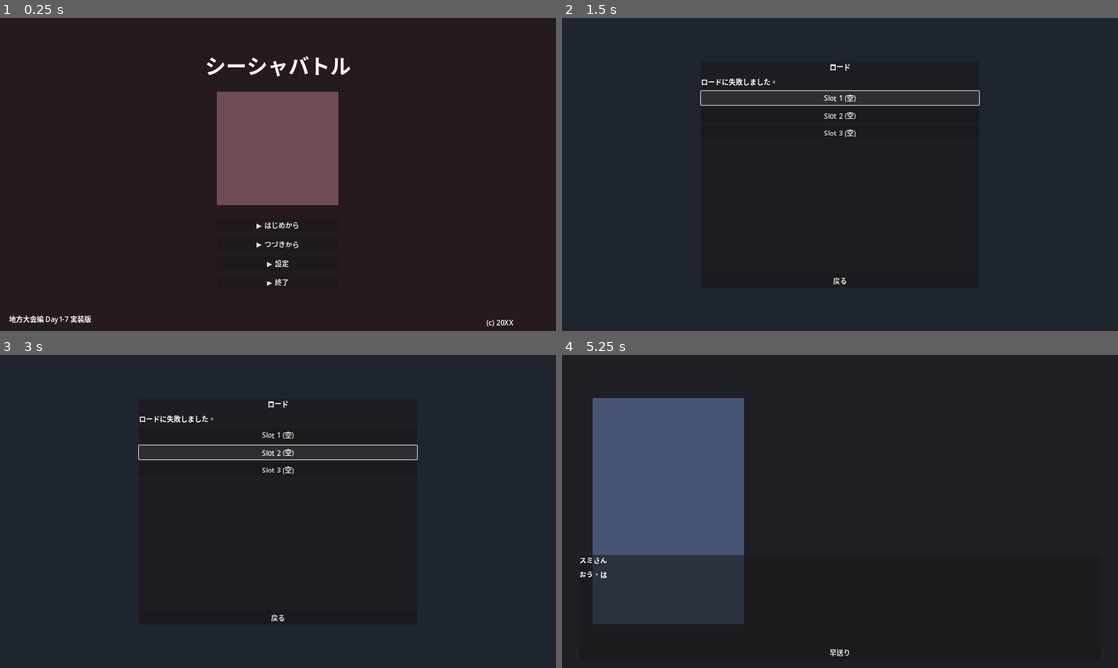
Above: before the commit, frames 1-4 (two rows, left to right).
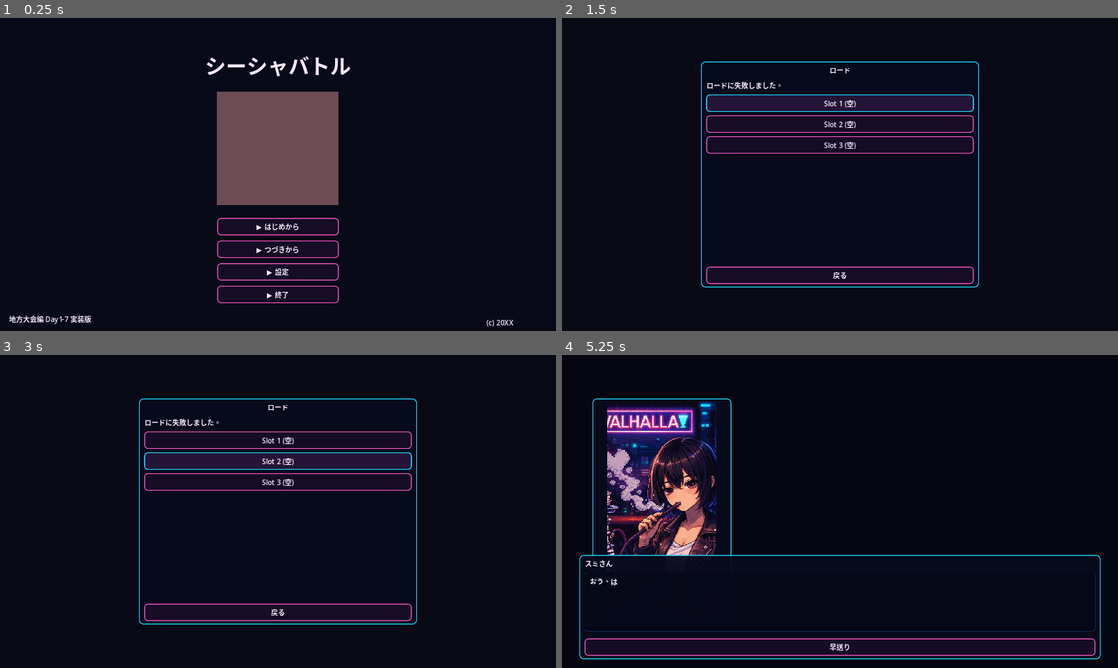
Above: after the commit, the same moments.

Repository: haseatsu114514-dot/shisha-game
Game: Godot game, scene res://scenes/title/title_screen.tscn
The game is run twice, just before and just after one commit, with the same random seed, the same clock (stepped at 60 frames per second) and the same inputs.
Inputs:
- Up to frame 1 (0.25 s): no input
- Up to frame 2 (1.5 s): click "▶ つづきから" at 0.5 s; click "Slot 1 (空)" at 1.25 s
- Up to frame 3 (3 s): click "Slot 1 (空)" at 2 s; click "Slot 2 (空)" at 2.75 s
- Up to frame 4 (5.25 s): click "Slot 3 (空)" at 3.5 s; click "戻る" at 4.25 s; click "▶ はじめから" at 5 s

The runs differ from the first frame. In frame 1, 87% of the frame differs, in the area x 0-100%, y 0-100%; in frame 2, 69%; in frame 3, 70%; in frame 4, 77%.

Commit message:
Add chillhouse BGM, VA11-style UI pass, and placeholder character portraits

Diff:
--- a/scenes/daily/baito.tscn
+++ b/scenes/daily/baito.tscn
@@ -14,7 +14,7 @@
 anchors_preset = 15
 anchor_right = 1.0
 anchor_bottom = 1.0
-color = Color(0.168627, 0.145098, 0.109804, 1)
+color = Color(0.0941176, 0.0313726, 0.105882, 1)
 
 [node name="Panel" type="PanelContainer" parent="."]
 layout_mode = 1
--- a/scenes/daily/interaction.tscn
+++ b/scenes/daily/interaction.tscn
@@ -14,14 +14,24 @@
 anchors_preset = 15
 anchor_right = 1.0
 anchor_bottom = 1.0
-color = Color(0.176471, 0.156863, 0.247059, 1)
+color = Color(0.0470588, 0.0313726, 0.117647, 1)
 
 [node name="Panel" type="PanelContainer" parent="."]
 layout_mode = 1
-offset_left = 120.0
+offset_left = 320.0
 offset_top = 90.0
 offset_right = 1160.0
 offset_bottom = 680.0
+
+[node name="CharacterPortrait" type="TextureRect" parent="."]
+unique_name_in_owner = true
+layout_mode = 1
+offset_left = 60.0
+offset_top = 120.0
+offset_right = 290.0
+offset_bottom = 640.0
+expand_mode = 1
+stretch_mode = 5
 
 [node name="VBox" type="VBoxContainer" parent="Panel"]
 layout_mode = 2
--- a/scenes/daily/map.tscn
+++ b/scenes/daily/map.tscn
@@ -15,7 +15,7 @@
 anchors_preset = 15
 anchor_right = 1.0
 anchor_bottom = 1.0
-color = Color(0.176471, 0.227451, 0.192157, 1)
+color = Color(0.0235294, 0.0509804, 0.121569, 1)
 
 [node name="MapPanel" type="PanelContainer" parent="."]
 layout_mode = 1
--- a/scenes/daily/morning_phone.tscn
+++ b/scenes/daily/morning_phone.tscn
@@ -14,7 +14,7 @@
 anchors_preset = 15
 anchor_right = 1.0
 anchor_bottom = 1.0
-color = Color(0.113725, 0.2, 0.14902, 1)
+color = Color(0.0235294, 0.0705882, 0.113725, 1)
 
 [node name="PhoneFrame" type="PanelContainer" parent="."]
 layout_mode = 1
--- a/scenes/daily/night_end.tscn
+++ b/scenes/daily/night_end.tscn
@@ -14,7 +14,7 @@
 anchors_preset = 15
 anchor_right = 1.0
 anchor_bottom = 1.0
-color = Color(0.0705882, 0.0705882, 0.117647, 1)
+color = Color(0.0156863, 0.0196078, 0.054902, 1)
 
 [node name="Panel" type="PanelContainer" parent="."]
 layout_mode = 1
--- a/scenes/daily/shop.tscn
+++ b/scenes/daily/shop.tscn
@@ -14,7 +14,7 @@
 anchors_preset = 15
 anchor_right = 1.0
 anchor_bottom = 1.0
-color = Color(0.145098, 0.188235, 0.223529, 1)
+color = Color(0.0196078, 0.0745098, 0.117647, 1)
 
 [node name="Panel" type="PanelContainer" parent="."]
 layout_mode = 1
--- a/scenes/dialogue/dialogue_box.tscn
+++ b/scenes/dialogue/dialogue_box.tscn
@@ -14,15 +14,22 @@
 anchors_preset = 15
 anchor_right = 1.0
 anchor_bottom = 1.0
-color = Color(0.121569, 0.121569, 0.14902, 1)
+color = Color(0.0196078, 0.0235294, 0.0666667, 1)
 
-[node name="CharacterPlaceholder" type="ColorRect" parent="."]
+[node name="PortraitFrame" type="PanelContainer" parent="."]
 layout_mode = 1
 offset_left = 70.0
 offset_top = 100.0
-offset_right = 420.0
+offset_right = 390.0
 offset_bottom = 620.0
-color = Color(0.278431, 0.333333, 0.458824, 1)
+
+[node name="CharacterPortrait" type="TextureRect" parent="PortraitFrame"]
+unique_name_in_owner = true
+layout_mode = 2
+size_flags_horizontal = 3
+size_flags_vertical = 3
+expand_mode = 1
+stretch_mode = 5
 
 [node name="DialoguePanel" type="PanelContainer" parent="."]
 layout_mode = 1
--- a/scenes/title/title_screen.tscn
+++ b/scenes/title/title_screen.tscn
@@ -14,7 +14,7 @@
 anchors_preset = 15
 anchor_right = 1.0
 anchor_bottom = 1.0
-color = Color(0.145098, 0.101961, 0.117647, 1)
+color = Color(0.0313726, 0.0392157, 0.0901961, 1)
 
 [node name="TitleLabel" type="Label" parent="."]
 layout_mode = 1
--- a/scenes/ui/save_load.tscn
+++ b/scenes/ui/save_load.tscn
@@ -14,7 +14,7 @@
 anchors_preset = 15
 anchor_right = 1.0
 anchor_bottom = 1.0
-color = Color(0.121569, 0.145098, 0.172549, 1)
+color = Color(0.0313726, 0.0392157, 0.0823529, 1)
 
 [node name="Panel" type="PanelContainer" parent="."]
 layout_mode = 1
--- a/scripts/autoload/game_manager.gd
+++ b/scripts/autoload/game_manager.gd
@@ -5,6 +5,8 @@
 
 const SAVE_VERSION: int = 1
 const SAVE_PATH_TEMPLATE := "user://save_slot_%d.json"
+const BGM_TITLE_PATH = "res://assets/audio/bgm/bgm_title.ogg"
+const BGM_CHILLHOUSE_PATH = "res://assets/audio/bgm/chill_house.mp3"
 
 var current_chapter: int = 1
 var current_phase: String = "daily"
@@ -17,9 +19,14 @@
 	"flavors": []
 }
 
+var _bgm_player: AudioStreamPlayer
+var _current_bgm_path: String = ""
+
 
 func _ready() -> void:
+	_setup_audio_player()
 	_apply_default_font()
+	_apply_default_theme()
 
 
 func _apply_default_font() -> void:
@@ -31,8 +38,106 @@
 		return
 	var theme = Theme.new()
 	theme.default_font = font_resource
-	theme.default_font_size = 24
+	theme.default_font_size = 22
 	get_tree().root.theme = theme
+
+
+func _apply_default_theme() -> void:
+	var root_theme = get_tree().root.theme
+	if root_theme == null:
+		root_theme = Theme.new()
+		get_tree().root.theme = root_theme
+
+	var neon_text = Color("f7e8ff")
+	var dim_text = Color("a8b2d9")
+	var panel_bg = Color(0.03, 0.04, 0.11, 0.95)
+	var panel_border = Color(0.12, 0.85, 1.0, 0.95)
+	var button_bg = Color(0.09, 0.05, 0.15, 0.95)
+	var button_hover = Color(0.14, 0.08, 0.22, 0.98)
+	var button_pressed = Color(0.22, 0.08, 0.20, 1.0)
+	var button_border = Color(1.0, 0.35, 0.78, 0.95)
+
+	root_theme.set_color("font_color", "Label", neon_text)
+	root_theme.set_color("font_color", "Button", neon_text)
+	root_theme.set_color("font_hover_color", "Button", Color("fef4ff"))
+	root_theme.set_color("font_pressed_color", "Button", Color("ffe6f7"))
+	root_theme.set_color("font_disabled_color", "Button", dim_text)
+	root_theme.set_color("default_color", "RichTextLabel", neon_text)
+	root_theme.set_color("font_color", "LineEdit", neon_text)
+
+	root_theme.set_stylebox("panel", "Panel", _make_stylebox(panel_bg, panel_border, 2, 10))
+	root_theme.set_stylebox("panel", "PanelContainer", _make_stylebox(panel_bg, panel_border, 2, 10))
+	root_theme.set_stylebox("normal", "Button", _make_stylebox(button_bg, button_border, 2, 8))
+	root_theme.set_stylebox("hover", "Button", _make_stylebox(button_hover, panel_border, 2, 8))
+	root_theme.set_stylebox("pressed", "Button", _make_stylebox(button_pressed, button_border, 2, 8))
+	root_theme.set_stylebox("disabled", "Button", _make_stylebox(Color(0.08, 0.08, 0.1, 0.9), Color(0.24, 0.26, 0.35, 0.9), 1, 8))
+	root_theme.set_stylebox("focus", "Button", _make_stylebox(button_hover, panel_border, 2, 8))
+
+	root_theme.set_stylebox("normal", "RichTextLabel", _make_stylebox(Color(0.02, 0.03, 0.09, 0.85), Color(0.08, 0.44, 0.78, 0.6), 1, 6))
+	root_theme.set_stylebox("normal", "LineEdit", _make_stylebox(Color(0.04, 0.04, 0.1, 1.0), panel_border, 2, 6))
+	root_theme.set_stylebox("read_only", "LineEdit", _make_stylebox(Color(0.04, 0.04, 0.08, 0.9), Color(0.28, 0.30, 0.4, 0.9), 1, 6))
+
+
+func _make_stylebox(bg: Color, border: Color, border_width: int, radius: int) -> StyleBoxFlat:
+	var style = StyleBoxFlat.new()
+	style.bg_color = bg
+	style.border_color = border
+	style.border_width_bottom = border_width
+	style.border_width_left = border_width
+	style.border_width_right = border_width
+	style.border_width_top = border_width
+	style.corner_radius_bottom_left = radius
+	style.corner_radius_bottom_right = radius
+	style.corner_radius_top_left = radius
+	style.corner_radius_top_right = radius
+	style.content_margin_left = 12
+	style.content_margin_right = 12
+	style.content_margin_top = 8
+	style.content_margin_bottom = 8
+	return style
+
+
+func _setup_audio_player() -> void:
+	if is_instance_valid(_bgm_player):
+		return
+	_bgm_player = AudioStreamPlayer.new()
+	_bgm_player.name = "BGMPlayer"
+	_bgm_player.bus = "Master"
+	add_child(_bgm_player)
+
+
+func play_bgm(path: String, volume_db: float = -8.0, loop: bool = true) -> void:
+	_setup_audio_player()
+	if path == "":
+		return
+	if _current_bgm_path == path and _bgm_player.playing:
+		return
+	if not ResourceLoader.exists(path):
+		return
+
+	var stream_resource = load(path)
+	if stream_resource == null:
+		return
+
+	var stream = stream_resource.duplicate()
+	if stream is AudioStreamMP3:
+		stream.loop = loop
+	elif stream is AudioStreamOggVorbis:
+		stream.loop = loop
+	elif stream is AudioStreamWAV:
+		stream.loop_mode = AudioStreamWAV.LOOP_FORWARD if loop else AudioStreamWAV.LOOP_DISABLED
+
+	_bgm_player.stream = stream
+	_bgm_player.volume_db = volume_db
+	_bgm_player.play()
+	_current_bgm_path = path
+
+
+func stop_bgm() -> void:
+	if not is_instance_valid(_bgm_player):
+		return
+	_bgm_player.stop()
+	_current_bgm_path = ""
 
 
 func start_new_game() -> void:
--- a/scripts/daily/baito.gd
+++ b/scripts/daily/baito.gd
@@ -10,9 +10,11 @@
 var _event_queue: Array = []
 var _current_event: Dictionary = {}
 var _shift_salary: int = 0
+var _shift_advance_steps: int = 1
 
 
 func _ready() -> void:
+	GameManager.play_bgm(GameManager.BGM_CHILLHOUSE_PATH, -10.0, true)
 	back_button.pressed.connect(_on_back_button_pressed)
 	_load_events()
 	_show_main_menu()
@@ -57,10 +59,12 @@
 	match action:
 		"work_menu":
 			_show_shift_menu()
-		"work_normal":
-			_start_shift(false)
-		"work_busy":
-			_start_shift(true)
+		"work_half":
+			_start_shift("half")
+		"work_full":
+			_start_shift("full")
+		"work_night":
+			_start_shift("night")
 		"work_back":
 			_show_main_menu()
 		"practice":
@@ -74,22 +78,47 @@
 func _show_shift_menu() -> void:
 	body_label.text = "シフトを選んでください"
 	_clear_buttons(menu_container)
-	_add_menu_button("通常シフト（+8000円 / イベント1-2）", "work_normal")
-	_add_menu_button("忙しい日（+12000円 / イベント3-4）", "work_busy")
+	if CalendarManager.current_time == "noon":
+		_add_menu_button("半日バイト（昼のみ / +8000円）", "work_half")
+		_add_menu_button("夜までバイト（昼+夜 / +18000円）", "work_full")
+	else:
+		_add_menu_button("夜バイト（+10000円）", "work_night")
 	_add_menu_button("戻る", "work_back")
 
 
-func _start_shift(is_busy: bool) -> void:
-	if not CalendarManager.use_action():
+func _start_shift(mode: String) -> void:
+	var action_cost = 1
+	var event_count = randi_range(1, 2)
+	_shift_salary = 8000
+	_shift_advance_steps = 1
+
+	match mode:
+		"full":
+			action_cost = 2
+			event_count = randi_range(3, 5)
+			_shift_salary = 18000
+			_shift_advance_steps = 2
+		"night":
+			action_cost = 1
+			event_count = randi_range(2, 3)
+			_shift_salary = 10000
+			_shift_advance_steps = 1
+		_:
+			action_cost = 1
+			event_count = randi_range(1, 2)
+			_shift_salary = 8000
+			_shift_advance_steps = 1
+
+	if CalendarManager.actions_remaining < action_cost:
 		body_label.text = "行動コマがありません。"
 		_show_main_menu()
 		return
-
-	_shift_salary = 12000 if is_busy else 8000
+	for _i in range(action_cost):
+		CalendarManager.use_action()
+
 	PlayerData.add_money(_shift_salary)
 	GameManager.log_money_change(_shift_salary)
 
-	var event_count = randi_range(3, 4) if is_busy else randi_range(1, 2)
 	_event_queue = _pick_events(event_count)
 	body_label.text = "シフト開始！"
 	_show_next_event()
@@ -178,7 +207,7 @@
 	var done_button = Button.new()
 	done_button.text = "マップへ"
 	done_button.size_flags_horizontal = Control.SIZE_EXPAND_FILL
-	done_button.pressed.connect(_finish_action_flow)
+	done_button.pressed.connect(_finish_action_flow.bind(_shift_advance_steps))
 	choice_container.add_child(done_button)
 
 
@@ -229,8 +258,9 @@
 	_show_single_result_and_finish(text)
 
 
-func _finish_action_flow() -> void:
-	CalendarManager.advance_time()
+func _finish_action_flow(step_count: int = 1) -> void:
+	for _step in range(step_count):
+		CalendarManager.advance_time()
 	if CalendarManager.current_time == "midnight":
 		get_tree().change_scene_to_file("res://scenes/daily/night_end.tscn")
 		return
--- a/scripts/daily/interaction.gd
+++ b/scripts/daily/interaction.gd
@@ -3,6 +3,7 @@
 @onready var header_label: Label = %HeaderLabel
 @onready var body_label: RichTextLabel = %BodyLabel
 @onready var option_container: VBoxContainer = %OptionContainer
+@onready var character_portrait: TextureRect = %CharacterPortrait
 
 var _target: String = ""
 var _event_id: String = ""
@@ -26,12 +27,14 @@
 		"ryuji":
 			_show_ryuji_interaction()
 		_:
+			_set_portrait("")
 			header_label.text = "交流"
 			body_label.text = "誰もいない。"
 
 
 func _show_nishio_interaction() -> void:
 	header_label.text = "にしおの店"
+	_set_portrait("nishio")
 	var count = int(EventFlags.get_value("visit_nishio_count", 0))
 	EventFlags.set_value("visit_nishio_count", count + 1)
 
@@ -57,6 +60,7 @@
 
 func _show_adam_interaction() -> void:
 	header_label.text = "アダムの店"
+	_set_portrait("adam")
 	var count = int(EventFlags.get_value("visit_adam_count", 0))
 	EventFlags.set_value("visit_adam_count", count + 1)
 
@@ -81,6 +85,7 @@
 
 func _show_ryuji_interaction() -> void:
 	header_label.text = "リュウジの店"
+	_set_portrait("ryuji")
 	var count = int(EventFlags.get_value("visit_ryuji_count", 0))
 	EventFlags.set_value("visit_ryuji_count", count + 1)
 
@@ -107,16 +112,19 @@
 	header_label.text = "交流イベント"
 	match event_id:
 		"interaction_nishio_night_01":
+			_set_portrait("nishio")
 			body_label.text = "にしおの新作ミックスを一緒に試した。率直な感想を伝えた。"
 			AffinityManager.add_affinity("nishio", 4)
 			PlayerData.add_stat("insight", 2)
 			GameManager.log_stat_change("insight", 2)
 		"interaction_ryuji_noon_01":
+			_set_portrait("ryuji")
 			body_label.text = "リュウジとパッキング勝負をした。勢いで押し切られた。"
 			AffinityManager.add_affinity("ryuji", 4)
 			PlayerData.add_stat("technique", 2)
 			GameManager.log_stat_change("technique", 2)
 		_:
+			_set_portrait("")
 			body_label.text = "交流イベントを実行した。"
 
 
@@ -143,6 +151,18 @@
 		child.queue_free()
 
 
+func _set_portrait(character_id: String) -> void:
+	if character_id == "":
+		character_portrait.texture = null
+		return
+	var path = "res://assets/sprites/characters/chr_%s_normal.png" % character_id
+	if not ResourceLoader.exists(path):
+		character_portrait.texture = null
+		return
+	var tex = load(path)
+	character_portrait.texture = tex
+
+
 func _on_back_button_pressed() -> void:
 	if _advance_on_exit:
 		CalendarManager.advance_time()
--- a/scripts/daily/map.gd
+++ b/scripts/daily/map.gd
@@ -8,6 +8,7 @@
 
 
 func _ready() -> void:
+	GameManager.stop_bgm()
 	confirm_dialog.confirmed.connect(_on_confirmed)
 
 	if CalendarManager.current_time == "noon":
--- a/scripts/daily/morning_phone.gd
+++ b/scripts/daily/morning_phone.gd
@@ -10,6 +10,7 @@
 
 
 func _ready() -> void:
+	GameManager.stop_bgm()
 	post_panel.visible = false
 
 	if CalendarManager.is_tournament_day():
--- a/scripts/title/title_screen.gd
+++ b/scripts/title/title_screen.gd
@@ -13,6 +13,7 @@
 	settings_panel.visible = false
 	_load_settings()
 	info_label.text = "地方大会編 Day1-7 実装版"
+	GameManager.play_bgm(GameManager.BGM_TITLE_PATH, -8.0, true)
 
 
 func _on_new_game_pressed() -> void:
--- a/scripts/ui/dialogue_box.gd
+++ b/scripts/ui/dialogue_box.gd
@@ -11,6 +11,7 @@
 @onready var choice_container: VBoxContainer = %ChoiceContainer
 @onready var advance_button: Button = %AdvanceButton
 @onready var typing_timer: Timer = %TypingTimer
+@onready var portrait_rect: TextureRect = %CharacterPortrait
 
 var _line_queue: Array = []
 var _branches: Dictionary = {}
@@ -110,6 +111,7 @@
 	_clear_choices()
 	_current_speaker = str(line.get("speaker", ""))
 	speaker_label.text = SPEAKER_NAMES.get(_current_speaker, _current_speaker)
+	_update_portrait(line)
 	_start_typing(str(line.get("text", "")))
 
 
@@ -176,6 +178,32 @@
 		child.queue_free()
 
 
+func _update_portrait(line: Dictionary) -> void:
+	var speaker = str(line.get("speaker", ""))
+	if speaker == "":
+		portrait_rect.visible = false
+		portrait_rect.texture = null
+		return
+
+	var face = str(line.get("face", "normal"))
+	var path = "res://assets/sprites/characters/chr_%s_%s.png" % [speaker, face]
+	if not ResourceLoader.exists(path):
+		path = "res://assets/sprites/characters/chr_%s_normal.png" % speaker
+	if not ResourceLoader.exists(path):
+		portrait_rect.visible = false
+		portrait_rect.texture = null
+		return
+
+	var texture = load(path)
+	if texture == null:
+		portrait_rect.visible = false
+		portrait_rect.texture = null
+		return
+
+	portrait_rect.texture = texture
+	portrait_rect.visible = true
+
+
 func _finish_dialogue() -> void:
 	emit_signal("dialogue_finished", dialogue_id)
 
Binary file changed: assets/sprites/characters/chr_adam_intense.png
Binary file changed: assets/sprites/characters/chr_adam_normal.png
Binary file changed: assets/sprites/characters/chr_adam_silent.png
Binary file changed: assets/sprites/characters/chr_hajime_normal.png
Binary file changed: assets/sprites/characters/chr_hajime_sad.png
Binary file changed: assets/sprites/characters/chr_hajime_serious.png
Binary file changed: assets/sprites/characters/chr_hajime_smile.png
Binary file changed: assets/sprites/characters/chr_hajime_surprise.png
Binary file changed: assets/sprites/characters/chr_nishio_fired_up.png
Binary file changed: assets/sprites/characters/chr_nishio_normal.png
Binary file changed: assets/sprites/characters/chr_nishio_sad.png
Binary file changed: assets/sprites/characters/chr_nishio_smile.png
(and 24 more such lines)
